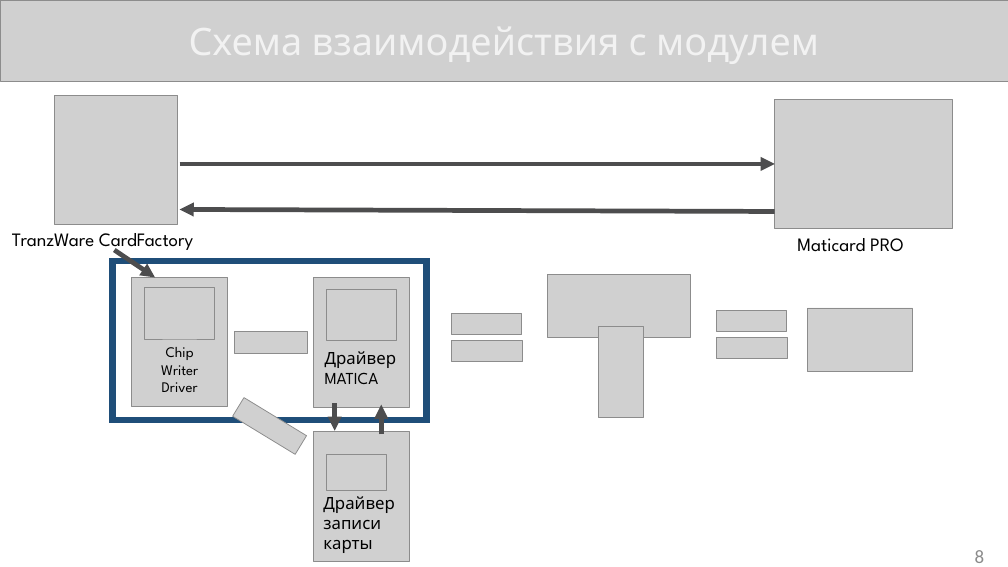
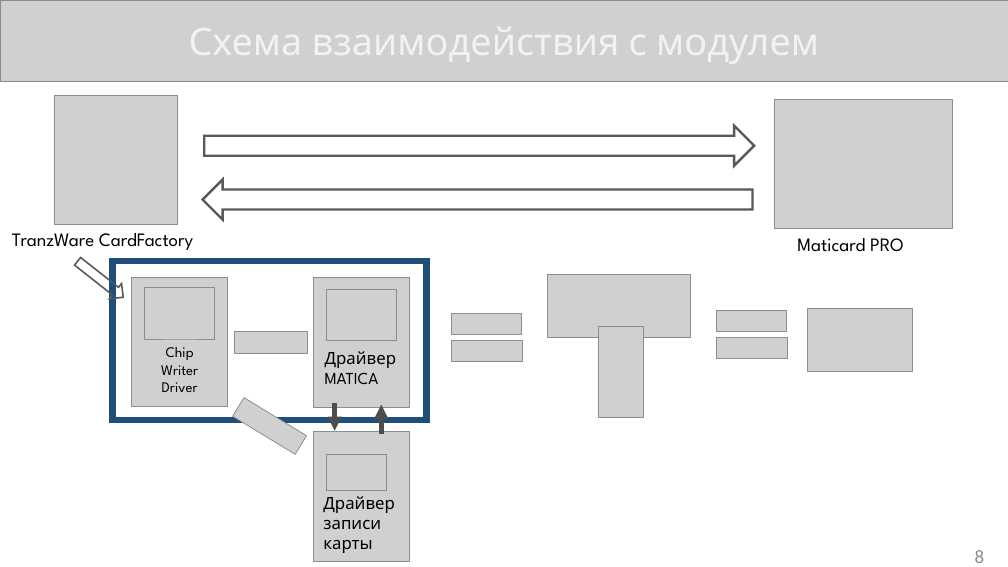
Before and after one commit to KonstantinShemyakin/Diplom, a slide deck: slide 8 of Presentation/NMSTU_Presentation.pptx. Drawn at 1008x567 pixels with LibreOffice and Linux fonts; fonts in the diff are those of the drawing; grey boxes stand for pictures. Boxes give left, top, right and bottom in pixels: in the first picture for what was removed or moved away, otherwise in the second. Text is boxed around its words. In the diff, an @@ line names an element or a change of style, - is before the commit and + after.

```diff
--- a/Presentation/NMSTU_Presentation.pptx
+++ b/Presentation/NMSTU_Presentation.pptx
@@ right arrow added at box(204, 126, 754, 166), outline #595959 2.25 pt @@
@@ arrow removed from (180, 164) to (775, 164) @@
@@ right arrow added at box(203, 179, 752, 219), outline #595959 2.25 pt @@
@@ arrow removed from (775, 212) to (180, 209) @@
@@ right arrow added at box(71, 253, 129, 305), outline #595959 1.5 pt @@
@@ arrow removed from (114, 250) to (155, 278) @@
```
Also in this commit, not shown: 6 other slides changed, 1 other file.
